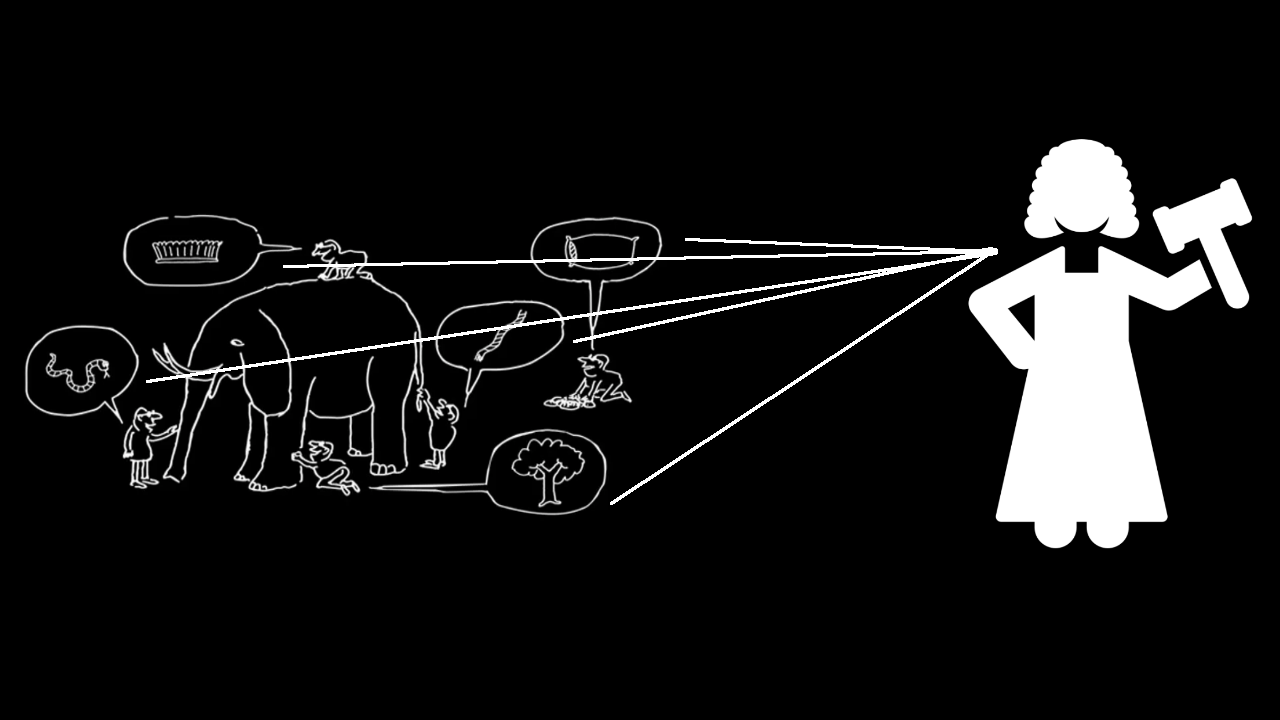
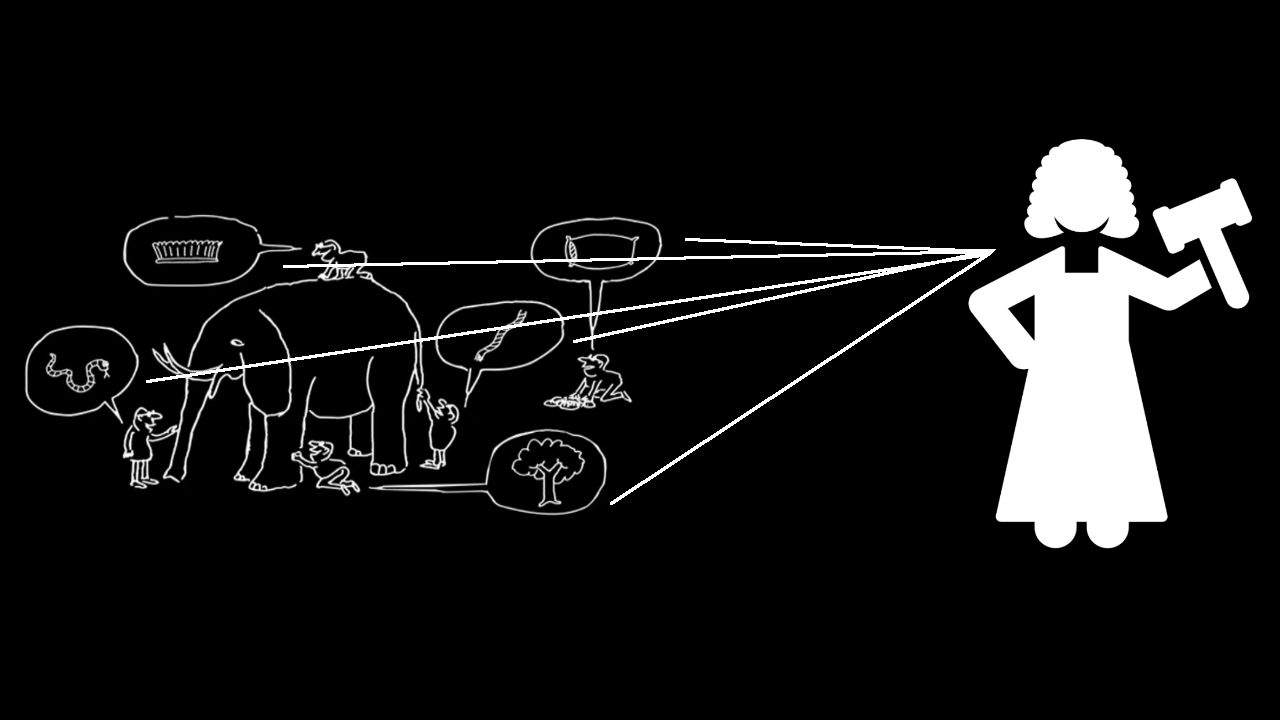
The second w=1280, h=720 image is a revision of the first. Changes to its layers:
painted on "elephant judge.png" over (982, 247, 998, 256)
